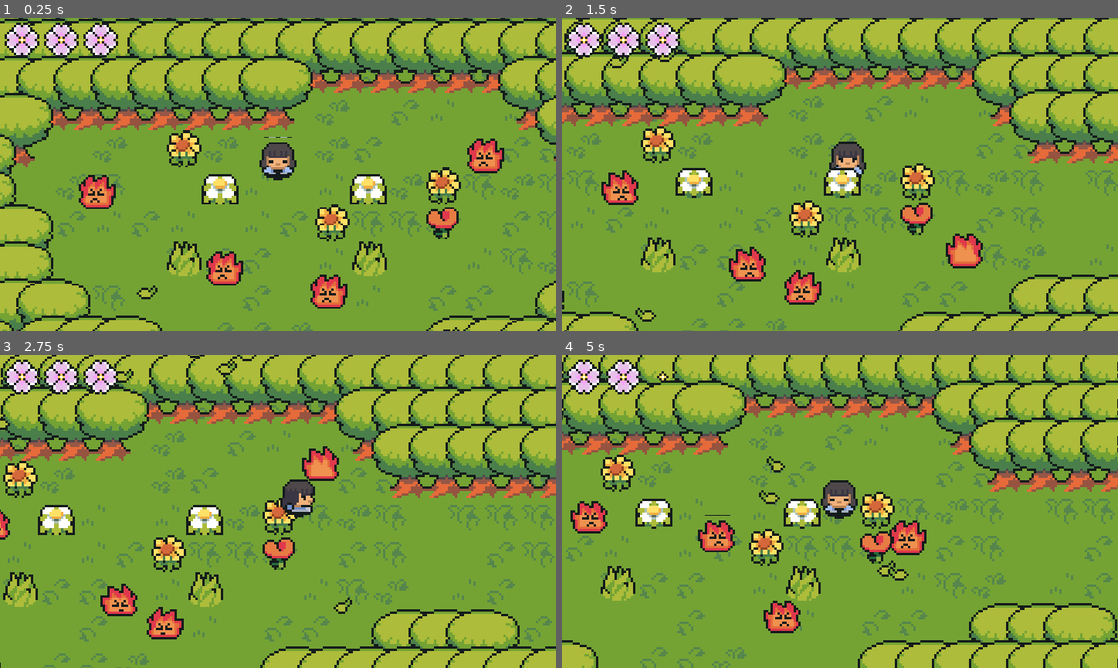
Above: before the commit, frames 1-4 (two rows, left to right).
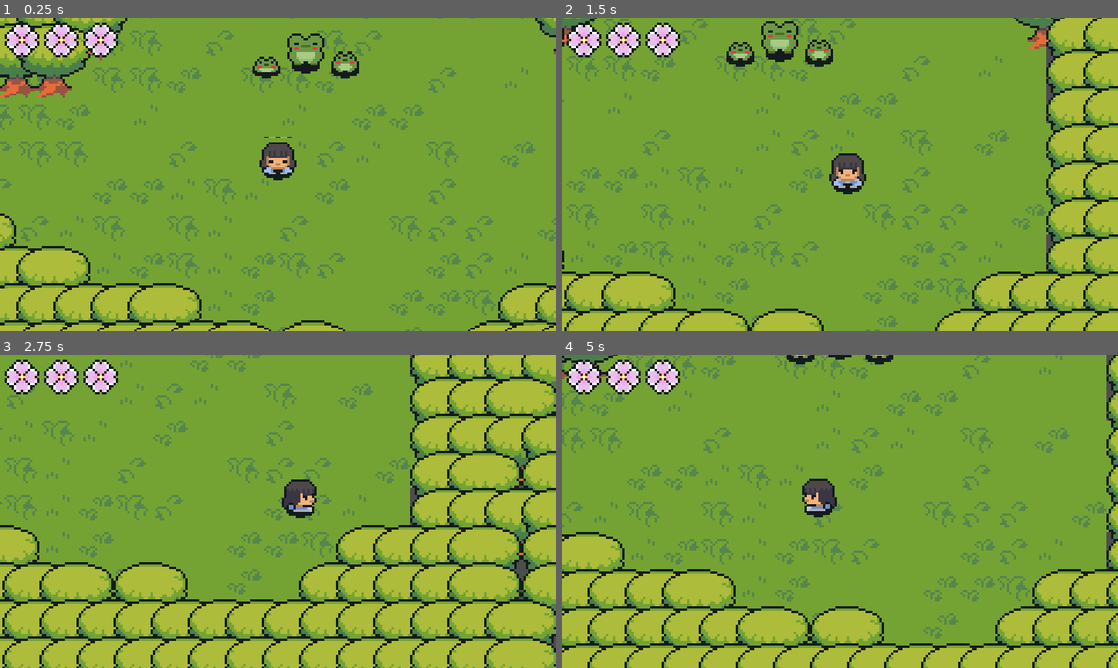
Above: after the commit, the same moments.

Repository: gynura/to_you
Game: Godot game, scene res://scenes/maps/world.tscn
Same seed, same stepped clock (60 frames per second), same inputs: the game is played once before the commit and once after it.
Inputs:
- Up to frame 1 (0.25 s): no input
- Up to frame 2 (1.5 s): hold D (ui_right) 0.53-1.28 s; hold Space (advance_dialog) 0.53-1.28 s; tap E (interact_button) at 0.8, 1.35 s; hold S (ui_down) from 1.28 s (still down)
- Up to frame 3 (2.75 s): tap Space (advance_dialog) at 1.55 s; release S (ui_down) at 2.03 s; hold D (ui_right) from 2.03 s (still down); hold Space (advance_dialog) from 2.03 s (still down); tap E (interact_button) at 2.3 s
- Up to frame 4 (5 s): release D (ui_right) at 2.78 s; release Space (advance_dialog) at 2.78 s; hold W (ui_up) 2.78-3.53 s; tap J (attack_button) at 2.85 s; tap Space (advance_dialog) at 3.05, 4.35 s; hold A (ui_left) from 3.53 s (still down); tap E (interact_button) at 3.6 s

The runs differ from the first frame. In frame 1, 44% of the frame differs, in the area x 0-100%, y 0-100%; in frame 2, 45%; in frame 3, 60%; in frame 4, 51%.

Commit message:
dialog system finished + frog npc first iteration

Diff:
--- a/scenes/UI/GUI.tscn
+++ b/scenes/UI/GUI.tscn
@@ -1,7 +1,8 @@
-[gd_scene load_steps=3 format=3 uid="uid://cvl5rx7otydvs"]
+[gd_scene load_steps=4 format=3 uid="uid://cvl5rx7otydvs"]
 
 [ext_resource type="Script" path="res://scenes/UI/GUI.gd" id="1_rfssk"]
 [ext_resource type="PackedScene" uid="uid://d1n6wytg7rsci" path="res://scenes/UI/health_container.tscn" id="1_subjj"]
+[ext_resource type="PackedScene" uid="uid://8wh183bxshql" path="res://scenes/UI/text_box.tscn" id="3_c3ad6"]
 
 [node name="GUI" type="CanvasLayer"]
 script = ExtResource("1_rfssk")
@@ -16,3 +17,6 @@
 offset_bottom = 17.0
 grow_horizontal = 1
 grow_vertical = 1
+
+[node name="TextBox" parent="." instance=ExtResource("3_c3ad6")]
+visible = false
--- a/scenes/UI/text_box.gd
+++ b/scenes/UI/text_box.gd
@@ -17,7 +17,7 @@
 
 signal finished_display()
 
-func display_text(text_to_display: String, speaker_position: Vector2):
+func display_text(text_to_display: String):
 	text = text_to_display
 	label.text = text_to_display
 
@@ -31,7 +31,7 @@
 		custom_minimum_size.y = size.y
 
 	global_position.x -= size.x/2
-	global_position.y -= size.y + 12
+	global_position.y -= size.y + 20
 
 	label.text = ""
 	_display_letter()
--- a/scenes/maps/heroine_house_interior.tscn
+++ b/scenes/maps/heroine_house_interior.tscn
@@ -3734,10 +3734,10 @@
 
 [node name="Doggy" parent="." node_paths=PackedStringArray("player") instance=ExtResource("7_aik6a")]
 y_sort_enabled = true
-position = Vector2(137, 73)
+position = Vector2(78, 95)
 player = NodePath("../player")
 
 [node name="player" parent="." instance=ExtResource("4_50fkm")]
-position = Vector2(120, 101)
+position = Vector2(87, 131)
 
 [connection signal="pet_dog" from="Doggy" to="player" method="_on_doggy_pet_dog"]
--- a/scenes/maps/world.tscn
+++ b/scenes/maps/world.tscn
@@ -39,7 +39,7 @@
 layer_2/tile_data = PackedInt32Array(9, 393217, 8, 10, 393217, 8, 11, 393217, 8, 12, 393217, 8, 13, 393217, 8, 65537, 3 …(9595 unchanged characters)…
 
 [node name="player" parent="." instance=ExtResource("1_tgu7y")]
-position = Vector2(113, 53)
+position = Vector2(401, 83)
 
 [node name="FlameEnemy" parent="." node_paths=PackedStringArray("endPoint") instance=ExtResource("4_pjeim")]
 position = Vector2(202, 42)
--- a/scenes/npcs/doggy.gd
+++ b/scenes/npcs/doggy.gd
@@ -84,15 +84,7 @@
 	set_process(false)
 	$AnimatedSprite2D.play("idle")
 	pet_dog.emit()
-	#controlHeartParticle()
-
-	# TODO REMOVE THIS
-	var lines: Array[String] = [
-		"Esto es un test",
-		"Test test test test test test",
-		"Zzzzzz",
-	]
-	DialogManager.start_dialog(global_position, lines)
+	controlHeartParticle()
 
 func controlHeartParticle():
 	if $HeartTimer.is_stopped():
--- /dev/null
+++ b/scenes/npcs/froggy.gd
@@ -0,0 +1,43 @@
+extends CharacterBody2D
+
+var canInteract = false
+
+func _ready():
+	DialogManager.dialog_ended.connect(_hide_dialog_marker)
+	DialogManager.dialog_start.connect(_show_dialog_marker)
+
+func _physics_process(delta):
+	if Input.is_action_just_pressed("interact_button"):
+		if canInteract:
+			$Bubble.stop()
+			$Bubble.visible = false
+			talkToFroggy()
+
+func talkToFroggy():
+	_show_dialog_marker()
+	set_process(false)
+	var dialog_lines: Array[String] = [
+		"Test del sistema de dialogo",
+		"Test test test test test test",
+		"Coi deja de beber y codea guarro,",
+		" te queremos de vuelta",
+	]
+	DialogManager.start_dialog(global_position, dialog_lines)
+
+func _on_area_2d_body_entered(body):
+	if body.name == "player":
+		$Bubble.visible = true
+		$Bubble.play("default")
+		canInteract = true
+
+func _on_area_2d_body_exited(body):
+	if body.name == "player":
+		$Bubble.stop()
+		$Bubble.visible = false
+		canInteract = false
+
+func _hide_dialog_marker():
+	$DialogMarker.visible = false
+
+func _show_dialog_marker():
+	$DialogMarker.visible = true
--- a/scenes/npcs/froggy.tscn
+++ b/scenes/npcs/froggy.tscn
@@ -1,7 +1,11 @@
-[gd_scene load_steps=8 format=3 uid="uid://b16k6lc6f58y"]
+[gd_scene load_steps=24 format=3 uid="uid://b16k6lc6f58y"]
 
+[ext_resource type="Script" path="res://scenes/npcs/froggy.gd" id="1_cb1t2"]
 [ext_resource type="Texture2D" uid="uid://bfchr17fx3y4p" path="res://assets/sprites/characters/forest_frog.png" id="1_npniw"]
 [ext_resource type="Texture2D" uid="uid://8yxjss2chffo" path="res://assets/sprites/characters/Shadow.png" id="2_o2rv1"]
+[ext_resource type="Texture2D" uid="uid://bb3wdncgmbrre" path="res://assets/sprites/particles/DialogInfo.png" id="4_2s2yl"]
+[ext_resource type="Texture2D" uid="uid://1h636mb2bqum" path="res://assets/sprites/characters/baby_frog.png" id="5_31lg8"]
+[ext_resource type="Texture2D" uid="uid://rb4dyv3hwcpi" path="res://assets/sprites/UI/dialog_marker.png" id="6_yggdo"]
 
 [sub_resource type="AtlasTexture" id="AtlasTexture_r76st"]
 atlas = ExtResource("1_npniw")
@@ -39,7 +43,86 @@
 "speed": 5.0
 }]
 
+[sub_resource type="CircleShape2D" id="CircleShape2D_bvv6w"]
+radius = 8.0
+
+[sub_resource type="CircleShape2D" id="CircleShape2D_5siox"]
+radius = 23.0217
+
+[sub_resource type="AtlasTexture" id="AtlasTexture_lnnbe"]
+atlas = ExtResource("4_2s2yl")
+region = Rect2(0, 0, 20, 16)
+
+[sub_resource type="AtlasTexture" id="AtlasTexture_4jvj0"]
+atlas = ExtResource("4_2s2yl")
+region = Rect2(20, 0, 20, 16)
+
+[sub_resource type="AtlasTexture" id="AtlasTexture_haaru"]
+atlas = ExtResource("4_2s2yl")
+region = Rect2(40, 0, 20, 16)
+
+[sub_resource type="AtlasTexture" id="AtlasTexture_n4skk"]
+atlas = ExtResource("4_2s2yl")
+region = Rect2(60, 0, 20, 16)
+
+[sub_resource type="SpriteFrames" id="SpriteFrames_22ky3"]
+animations = [{
+"frames": [{
+"duration": 1.15,
+"texture": SubResource("AtlasTexture_lnnbe")
+}, {
+"duration": 1.15,
+"texture": SubResource("AtlasTexture_4jvj0")
+}, {
+"duration": 1.0,
+"texture": SubResource("AtlasTexture_haaru")
+}, {
+"duration": 1.15,
+"texture": SubResource("AtlasTexture_n4skk")
+}],
+"loop": true,
+"name": &"default",
+"speed": 5.0
+}]
+
+[sub_resource type="AtlasTexture" id="AtlasTexture_4lj2x"]
+atlas = ExtResource("5_31lg8")
+region = Rect2(0, 0, 16, 16)
+
+[sub_resource type="AtlasTexture" id="AtlasTexture_4s06u"]
+atlas = ExtResource("5_31lg8")
+region = Rect2(16, 0, 16, 16)
+
+[sub_resource type="AtlasTexture" id="AtlasTexture_14mxt"]
+atlas = ExtResource("5_31lg8")
+region = Rect2(32, 0, 16, 16)
+
+[sub_resource type="AtlasTexture" id="AtlasTexture_nt5j2"]
+atlas = ExtResource("5_31lg8")
+region = Rect2(48, 0, 16, 16)
+
+[sub_resource type="SpriteFrames" id="SpriteFrames_gunwr"]
+animations = [{
+"frames": [{
+"duration": 1.0,
+"texture": SubResource("AtlasTexture_4lj2x")
+}, {
+"duration": 1.0,
+"texture": SubResource("AtlasTexture_4s06u")
+}, {
+"duration": 1.0,
+"texture": SubResource("AtlasTexture_14mxt")
+}, {
+"duration": 1.0,
+"texture": SubResource("AtlasTexture_nt5j2")
+}],
+"loop": true,
+"name": &"iddle",
+"speed": 7.0
+}]
+
 [node name="Froggy" type="CharacterBody2D"]
+script = ExtResource("1_cb1t2")
 
 [node name="Sprite2D" type="AnimatedSprite2D" parent="."]
 y_sort_enabled = true
@@ -52,3 +135,55 @@
 [node name="Shadow" type="Sprite2D" parent="."]
 show_behind_parent = true
 texture = ExtResource("2_o2rv1")
+
+[node name="CollisionShape2D" type="CollisionShape2D" parent="."]
+position = Vector2(0, -7)
+shape = SubResource("CircleShape2D_bvv6w")
+
+[node name="Area2D" type="Area2D" parent="."]
+
+[node name="CheckArea" type="CollisionShape2D" parent="Area2D"]
+position = Vector2(0, -5)
+shape = SubResource("CircleShape2D_5siox")
+
+[node name="Bubble" type="AnimatedSprite2D" parent="."]
+visible = false
+z_index = 3
+y_sort_enabled = true
+position = Vector2(1, -23)
+scale = Vector2(0.7, 0.7)
+sprite_frames = SubResource("SpriteFrames_22ky3")
+
+[node name="LittleFrog1" type="AnimatedSprite2D" parent="."]
+position = Vector2(17, -5)
+sprite_frames = SubResource("SpriteFrames_gunwr")
+animation = &"iddle"
+autoplay = "iddle"
+frame = 2
+frame_progress = 0.449922
+
+[node name="Shadow" type="Sprite2D" parent="LittleFrog1"]
+show_behind_parent = true
+position = Vector2(0, 7)
+texture = ExtResource("2_o2rv1")
+
+[node name="LittleFrog2" type="AnimatedSprite2D" parent="."]
+position = Vector2(-17, -5)
+sprite_frames = SubResource("SpriteFrames_gunwr")
+animation = &"iddle"
+autoplay = "iddle"
+frame_progress = 0.511018
+
+[node name="Shadow" type="Sprite2D" parent="LittleFrog2"]
+show_behind_parent = true
+position = Vector2(0, 7)
+texture = ExtResource("2_o2rv1")
+
+[node name="DialogMarker" type="Sprite2D" parent="."]
+visible = false
+z_index = 20
+texture = ExtResource("6_yggdo")
+offset = Vector2(7, -20)
+
+[connection signal="body_entered" from="Area2D" to="." method="_on_area_2d_body_entered"]
+[connection signal="body_exited" from="Area2D" to="." method="_on_area_2d_body_exited"]
--- a/scenes/singletons/dialog_manager.gd
+++ b/scenes/singletons/dialog_manager.gd
@@ -1,24 +1,26 @@
 extends Node
 
 @onready var text_box_scene = preload("res://scenes/UI/text_box.tscn")
-
 var dialog_lines : Array[String] = []
 var current_line_index = 0
-
 var text_box
 var text_box_position: Vector2
-
 var is_dialog_active = false
 var can_advance_line = false
 
+signal dialog_start
+signal dialog_ended
+
 func _unhandled_input(event):
 	if (event.is_action_pressed("advance_dialog") && is_dialog_active && can_advance_line):
+		dialog_start.emit()
 		text_box.queue_free()
 
 		current_line_index += 1
 		if current_line_index >= dialog_lines.size():
 			is_dialog_active = false
 			current_line_index = 0
+			dialog_ended.emit()
 			return
 
 		_show_text_box()
Binary file added: assets/sprites/characters/baby_frog.png
Not shown, changed: assets/sprites/characters/baby_frog.png.import
Binary file removed: assets/sprites/characters/forest_frog_v2.png
Not shown: 1 places in scenes/player.tscn that only renumber resources
